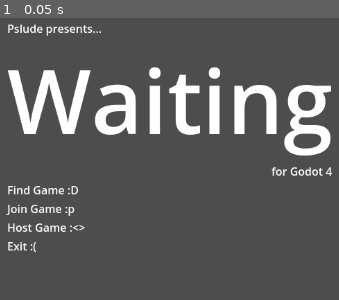
Above: before the commit, frame 1.
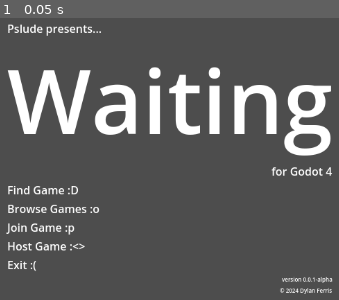
Above: after the commit, the same moment.

Repository: Pslude/world
Game: Godot game, scene res://scenes/main_menu.tscn
The game is run twice, just before and just after one commit, with the same random seed, the same clock (stepped at 60 frames per second) and the same inputs. Before the commit the project starts from res://MainMenu.tscn.
Inputs:
- Up to frame 1 (0.05 s): no input

The runs differ from the first frame. In frame 1, 1.7% of the frame differs, in the area x 1-98%, y 65-98%.

Commit message:
testing...

Diff:
--- a/MainMenu.tscn
+++ /dev/null
@@ -1,48 +0,0 @@
-[gd_scene format=3 uid="uid://baqey4gcypypk"]
-
-[node name="MainMenu" type="MarginContainer"]
-anchors_preset = 15
-anchor_right = 1.0
-anchor_bottom = 1.0
-grow_horizontal = 2
-grow_vertical = 2
-theme_override_constants/margin_left = 120
-theme_override_constants/margin_top = 80
-theme_override_constants/margin_right = 120
-theme_override_constants/margin_bottom = 80
-
-[node name="HBoxContainer" type="HBoxContainer" parent="."]
-layout_mode = 2
-
-[node name="VBoxContainer" type="VBoxContainer" parent="HBoxContainer"]
-layout_mode = 2
-
-[node name="Label" type="Label" parent="HBoxContainer/VBoxContainer"]
-layout_mode = 2
-text = "Pslude presents..."
-
-[node name="Label2" type="Label" parent="HBoxContainer/VBoxContainer"]
-layout_mode = 2
-theme_override_font_sizes/font_size = 128
-text = "Waiting"
-
-[node name="Label3" type="Label" parent="HBoxContainer/VBoxContainer"]
-layout_mode = 2
-size_flags_horizontal = 8
-text = "for Godot 4"
-
-[node name="Label4" type="Label" parent="HBoxContainer/VBoxContainer"]
-layout_mode = 2
-text = "Find Game :D"
-
-[node name="Label5" type="Label" parent="HBoxContainer/VBoxContainer"]
-layout_mode = 2
-text = "Join Game :p"
-
-[node name="Label6" type="Label" parent="HBoxContainer/VBoxContainer"]
-layout_mode = 2
-text = "Host Game :<>"
-
-[node name="Label7" type="Label" parent="HBoxContainer/VBoxContainer"]
-layout_mode = 2
-text = "Exit :("
--- a/project.godot
+++ b/project.godot
@@ -12,7 +12,7 @@
 
 config/name="Waiting"
 config/version="0.0.1"
-run/main_scene="res://MainMenu.tscn"
+run/main_scene="res://scenes/main_menu.tscn"
 config/features=PackedStringArray("4.2", "Forward Plus")
 boot_splash/bg_color=Color(0.258824, 0, 0.411765, 1)
 boot_splash/show_image=false
--- /dev/null
+++ b/scenes/ExitButton.gd
@@ -0,0 +1,13 @@
+extends Control
+
+func _input(event: InputEvent) -> void:
+	if event is InputEventMouseButton and event.pressed and event.button_index == MOUSE_BUTTON_LEFT:
+		var bounds = Rect2(position, size)
+		print("")
+		print("position", position)
+		print("size", size)
+		print("event.position", event.position)
+		print("bounds", bounds)
+		print("bounds.has_point(event.position)", bounds.has_point(event.position))
+		if bounds.has_point(event.position):
+			print("clicked!")
--- /dev/null
+++ b/scenes/game_list_menu.tscn
@@ -0,0 +1,26 @@
+[gd_scene format=3 uid="uid://borbthfjmoa8f"]
+
+[node name="GameListMenu" type="MarginContainer"]
+anchors_preset = 15
+anchor_right = 1.0
+anchor_bottom = 1.0
+grow_horizontal = 2
+grow_vertical = 2
+theme_override_constants/margin_left = 120
+theme_override_constants/margin_top = 80
+theme_override_constants/margin_right = 120
+theme_override_constants/margin_bottom = 80
+
+[node name="HBoxContainer" type="HBoxContainer" parent="."]
+layout_mode = 2
+
+[node name="VBoxContainer" type="VBoxContainer" parent="HBoxContainer"]
+layout_mode = 2
+
+[node name="Label" type="Label" parent="HBoxContainer/VBoxContainer"]
+layout_mode = 2
+text = "server 1"
+
+[node name="Label2" type="Label" parent="HBoxContainer/VBoxContainer"]
+layout_mode = 2
+text = "server 2"
--- /dev/null
+++ b/scenes/host_menu.tscn
@@ -0,0 +1,22 @@
+[gd_scene format=3 uid="uid://cvnw7uryjxnpr"]
+
+[node name="HostMenu" type="MarginContainer"]
+anchors_preset = 15
+anchor_right = 1.0
+anchor_bottom = 1.0
+grow_horizontal = 2
+grow_vertical = 2
+theme_override_constants/margin_left = 120
+theme_override_constants/margin_top = 80
+theme_override_constants/margin_right = 120
+theme_override_constants/margin_bottom = 80
+
+[node name="HBoxContainer" type="HBoxContainer" parent="."]
+layout_mode = 2
+
+[node name="VBoxContainer" type="VBoxContainer" parent="HBoxContainer"]
+layout_mode = 2
+
+[node name="Label" type="Label" parent="HBoxContainer/VBoxContainer"]
+layout_mode = 2
+text = "server name?"
--- /dev/null
+++ b/scenes/main_menu.tscn
@@ -0,0 +1,68 @@
+[gd_scene load_steps=2 format=3 uid="uid://baqey4gcypypk"]
+
+[ext_resource type="Script" path="res://scenes/ExitButton.gd" id="1_yxv0m"]
+
+[node name="MainMenu" type="MarginContainer"]
+anchors_preset = 15
+anchor_right = 1.0
+anchor_bottom = 1.0
+grow_horizontal = 2
+grow_vertical = 2
+theme_override_constants/margin_left = 120
+theme_override_constants/margin_top = 80
+theme_override_constants/margin_right = 120
+theme_override_constants/margin_bottom = 80
+
+[node name="HBoxContainer" type="HBoxContainer" parent="."]
+layout_mode = 2
+
+[node name="VBoxContainer" type="VBoxContainer" parent="HBoxContainer"]
+layout_mode = 2
+
+[node name="PreTitle" type="Label" parent="HBoxContainer/VBoxContainer"]
+layout_mode = 2
+text = "Pslude presents..."
+
+[node name="Title" type="Label" parent="HBoxContainer/VBoxContainer"]
+layout_mode = 2
+theme_override_font_sizes/font_size = 128
+text = "Waiting"
+
+[node name="PostTitle" type="Label" parent="HBoxContainer/VBoxContainer"]
+layout_mode = 2
+text = "for Godot 4"
+horizontal_alignment = 2
+
+[node name="FindGameButton" type="Label" parent="HBoxContainer/VBoxContainer"]
+layout_mode = 2
+text = "Find Game :D"
+
+[node name="BrowseGamesButton" type="Label" parent="HBoxContainer/VBoxContainer"]
+layout_mode = 2
+text = "Browse Games :o"
+
+[node name="JoinGameButton" type="Label" parent="HBoxContainer/VBoxContainer"]
+layout_mode = 2
+text = "Join Game :p"
+
+[node name="HostGameButton" type="Label" parent="HBoxContainer/VBoxContainer"]
+layout_mode = 2
+text = "Host Game :<>"
+
+[node name="ExitButton" type="Label" parent="HBoxContainer/VBoxContainer"]
+layout_mode = 2
+text = "Exit :("
+script = ExtResource("1_yxv0m")
+
+[node name="Version" type="Label" parent="HBoxContainer/VBoxContainer"]
+layout_mode = 2
+theme_override_font_sizes/font_size = 8
+text = "version 0.0.1-alpha"
+horizontal_alignment = 2
+
+[node name="Copyright" type="Label" parent="HBoxContainer/VBoxContainer"]
+layout_mode = 2
+theme_override_font_sizes/font_size = 8
+text = "© 2024 Dylan Ferris
+"
+horizontal_alignment = 2
